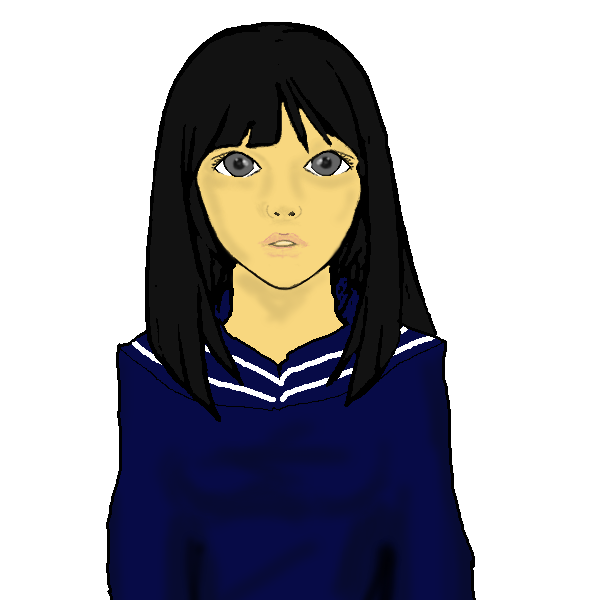
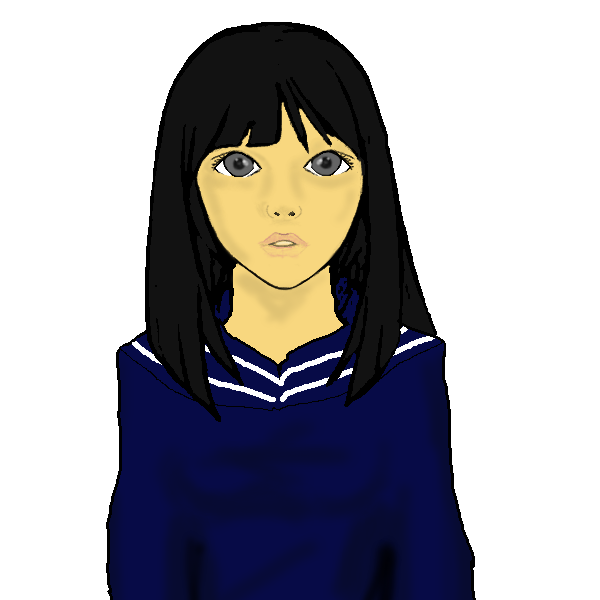
Before/after of a 600 × 600 layered artwork. What changed in the layer stack:
painted on "prt_player_00.png" over (117, 117, 447, 352)
